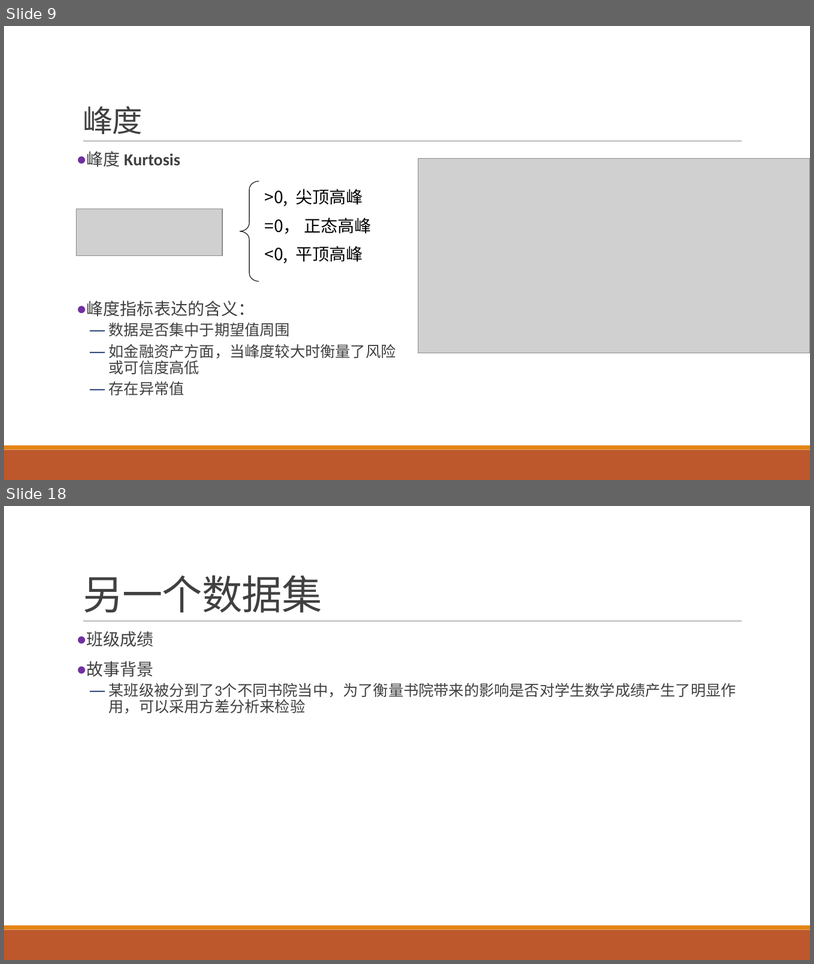
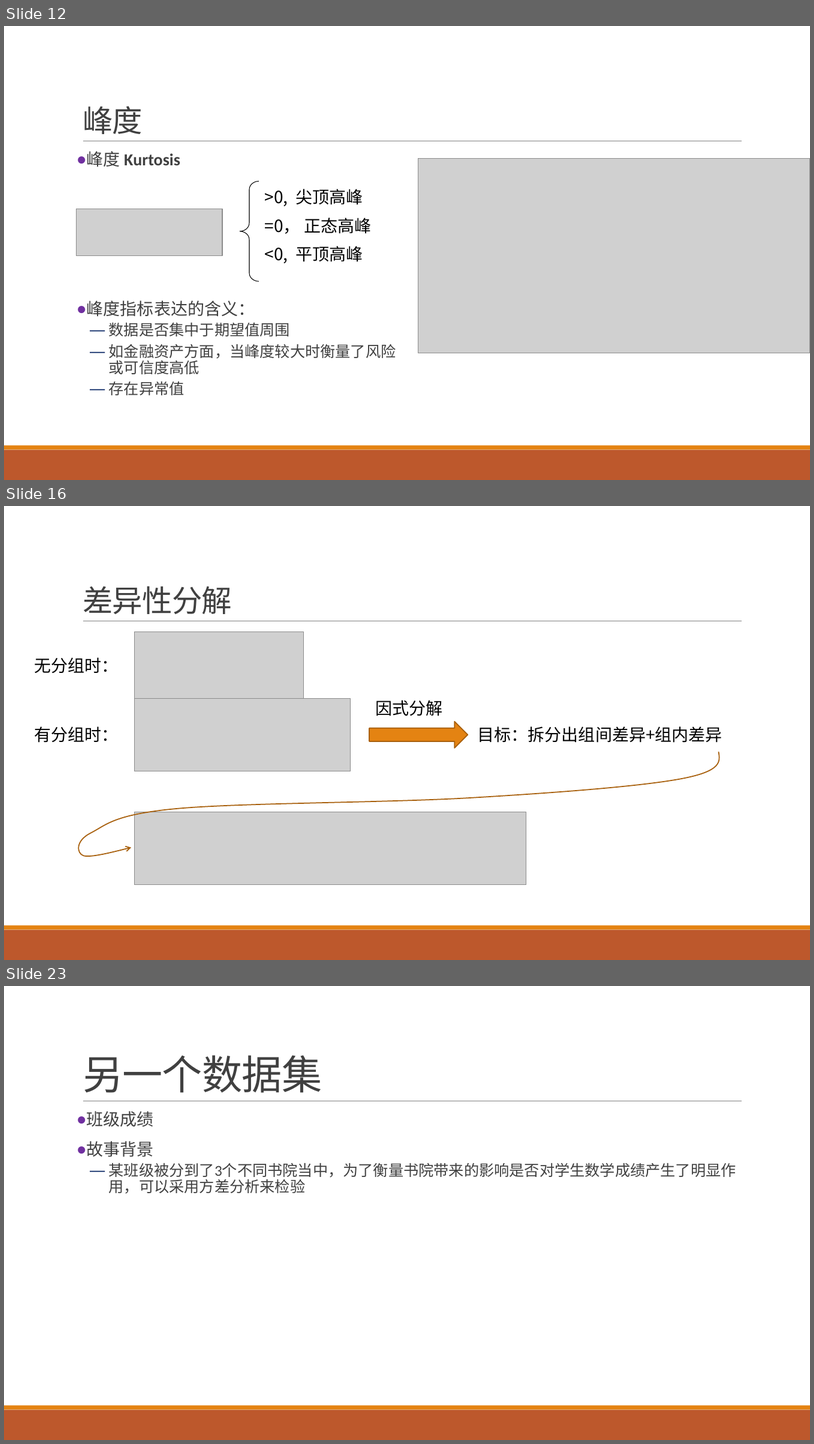
Before and after one commit to exoplanetX/DataAnalytics, a slide deck: 数据分析-4-非参数分析.pptx. Shown one above the other, each under a label of ours: slides 9 and 18 before the commit, slides 12, 16 and 23 after it; the slides between them are not shown. The pictures are 814x964 and 814x1444 pixels, drawn with LibreOffice and Linux fonts; fonts in the diff are those of the drawing; grey boxes stand for pictures. Boxes give left, top, right and bottom in pixels: in the first picture for what was removed or moved away, otherwise in the second. Text is boxed around its words. In the diff, an @@ line names an element or a change of style, - is before the commit and + after.

```diff
--- a/数据分析-4-非参数分析.pptx
+++ b/数据分析-4-非参数分析.pptx
@@ slide 16 added at (4, 506, 810, 960), background #FFFFFF; not listed: 3 template elements that a slide beside it also shows @@
@@ title added at (83, 586, 232, 614), 36 pt, text #404040 @@
+差异性分解
@@ picture added at (134, 632, 303, 698) @@
@@ text added at (34, 657, 118, 673), 20 pt, text #000000 @@
+无分组时：
@@ picture added at (134, 699, 351, 771) @@
@@ text added at (375, 700, 443, 716), 20 pt, text #000000 @@
+因式分解
@@ right arrow added at (369, 721, 468, 748), fill #E48312, outline #A9610D 1.25 pt @@
@@ text added at (34, 726, 118, 742), 20 pt, text #000000 @@
+有分组时：
@@ text added at (478, 726, 723, 742), 20 pt, text #000000 @@
+目标：拆分出组间差异+组内差异
@@ freeform shape added at (78, 751, 720, 856), outline #A9610D 1.25 pt @@
@@ picture added at (134, 812, 526, 885) @@
@@ what was slide 9 is now slide 12 @@
@@ what was slide 18 is now slide 23 @@
```
Also in this commit, not shown: 7 slides changed, 7 other slides added, 3 slides removed.
